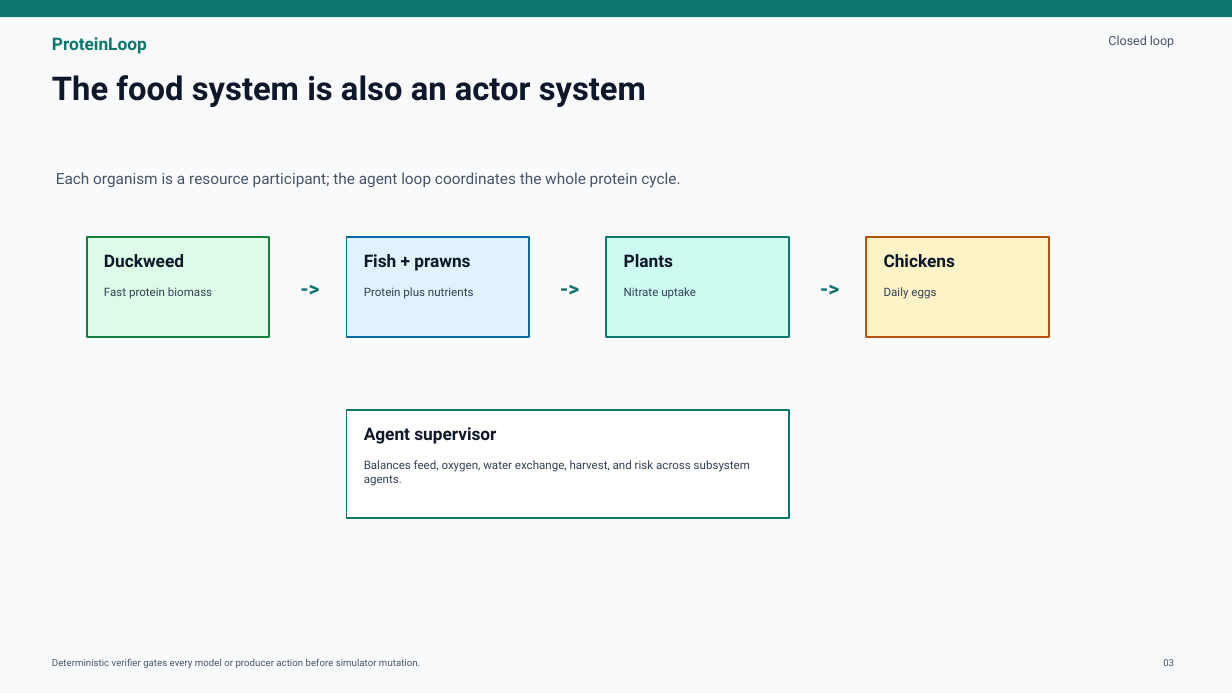
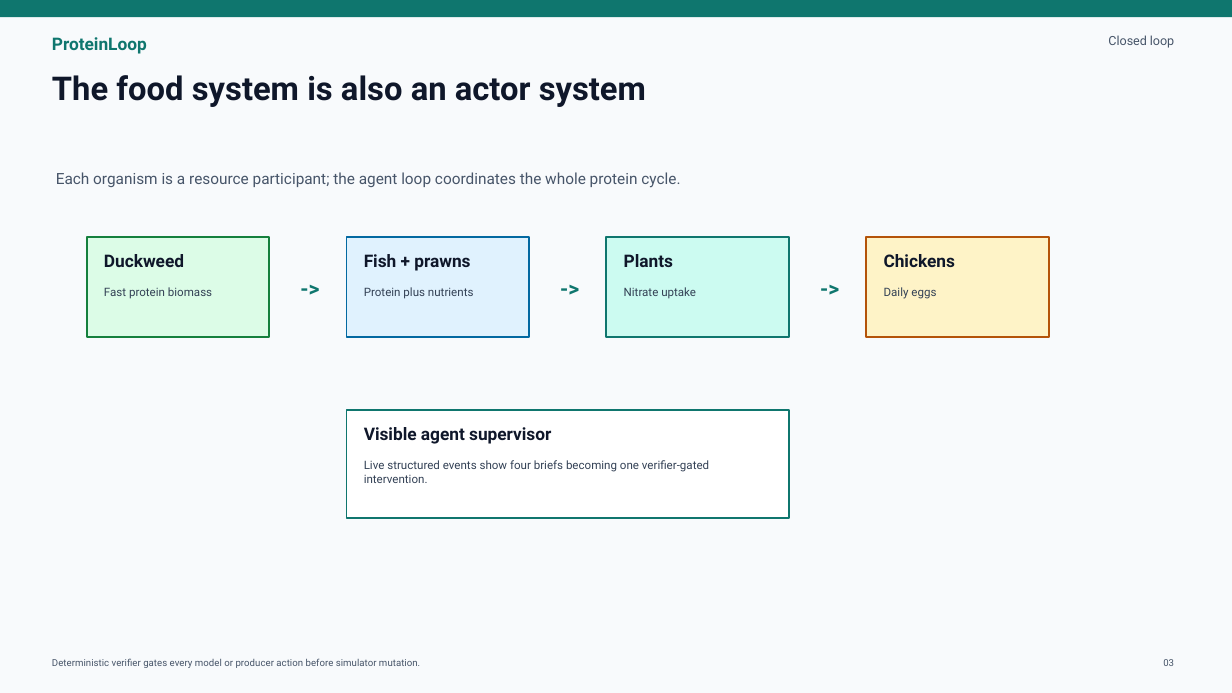
Before and after one commit to Anarpego/ProteinLoop, a slide deck: slide 3 of submission/proteinloop-hackathon-deck.pptx. Drawn at 1232x693 pixels with LibreOffice and Linux fonts; fonts in the diff are those of the drawing. Boxes give left, top, right and bottom in pixels: in the first picture for what was removed or moved away, otherwise in the second. Text is boxed around its words. In the diff, an @@ line names an element or a change of style, - is before the commit and + after.

Commit message:
feat: show live agent activity

```diff
--- a/submission/proteinloop-hackathon-deck.pptx
+++ b/submission/proteinloop-hackathon-deck.pptx
@@ text at [364, 427, 551, 444]: text changed @@
-Agent supervisor
+Visible agent supervisor
@@ text at [364, 460, 709, 483]: text changed @@
-Balances feed, oxygen, water exchange, harvest, and risk across subsystem agents.
+Live structured events show four briefs becoming one verifier-gated intervention.
```
Also in this commit, not shown: 3 other slides changed, 23 other files.
